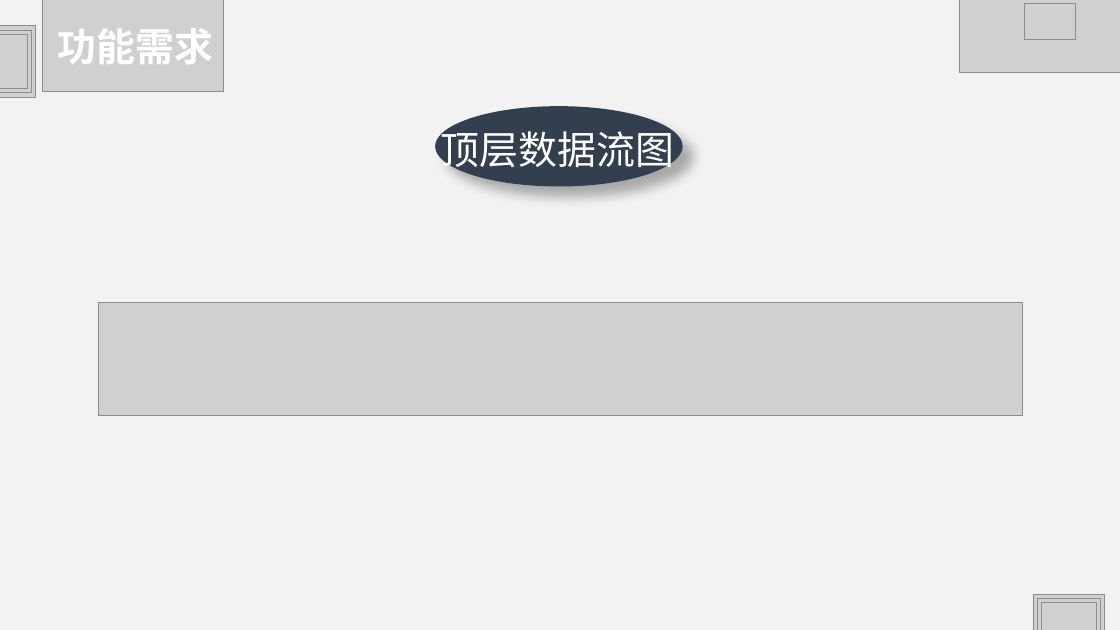
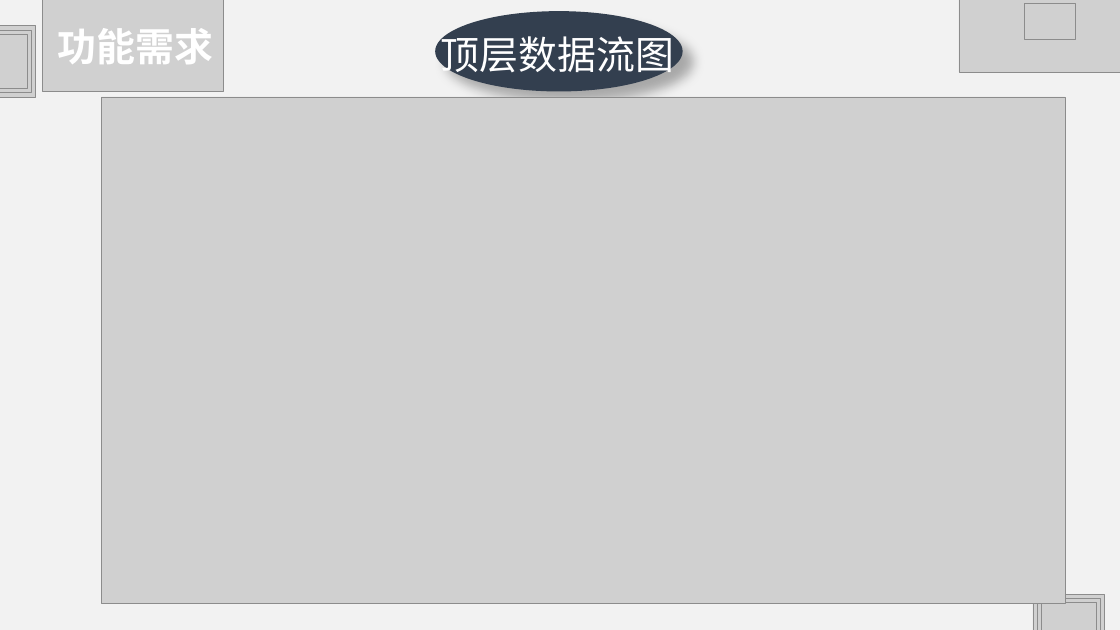
Before and after one commit to HJHGJGHHG/Sentiment-Analysis-System, a slide deck: slide 11 of 文档/PPT.pptx. Drawn at 1120x630 pixels with LibreOffice and Linux fonts; fonts in the diff are those of the drawing; grey boxes stand for pictures. Boxes give left, top, right and bottom in pixels: in the first picture for what was removed or moved away, otherwise in the second. Text is boxed around its words. In the diff, an @@ line names an element or a change of style, - is before the commit and + after.

```diff
--- a/文档/PPT.pptx
+++ b/文档/PPT.pptx
@@ text "顶层数据流图": place and size @@
-text "顶层数据流图" at [441, 125, 674, 175]
+text "顶层数据流图" at [441, 30, 674, 80]
@@ ellipse: place and size @@
-ellipse at [435, 106, 682, 187]
+ellipse at [435, 11, 682, 92]
@@ picture added at [102, 97, 1065, 603] @@
@@ picture removed at [98, 302, 1022, 415] @@
```
Also in this commit, not shown: 11 other slides changed, 3 slides added, 5 slides removed, 4 other files.
